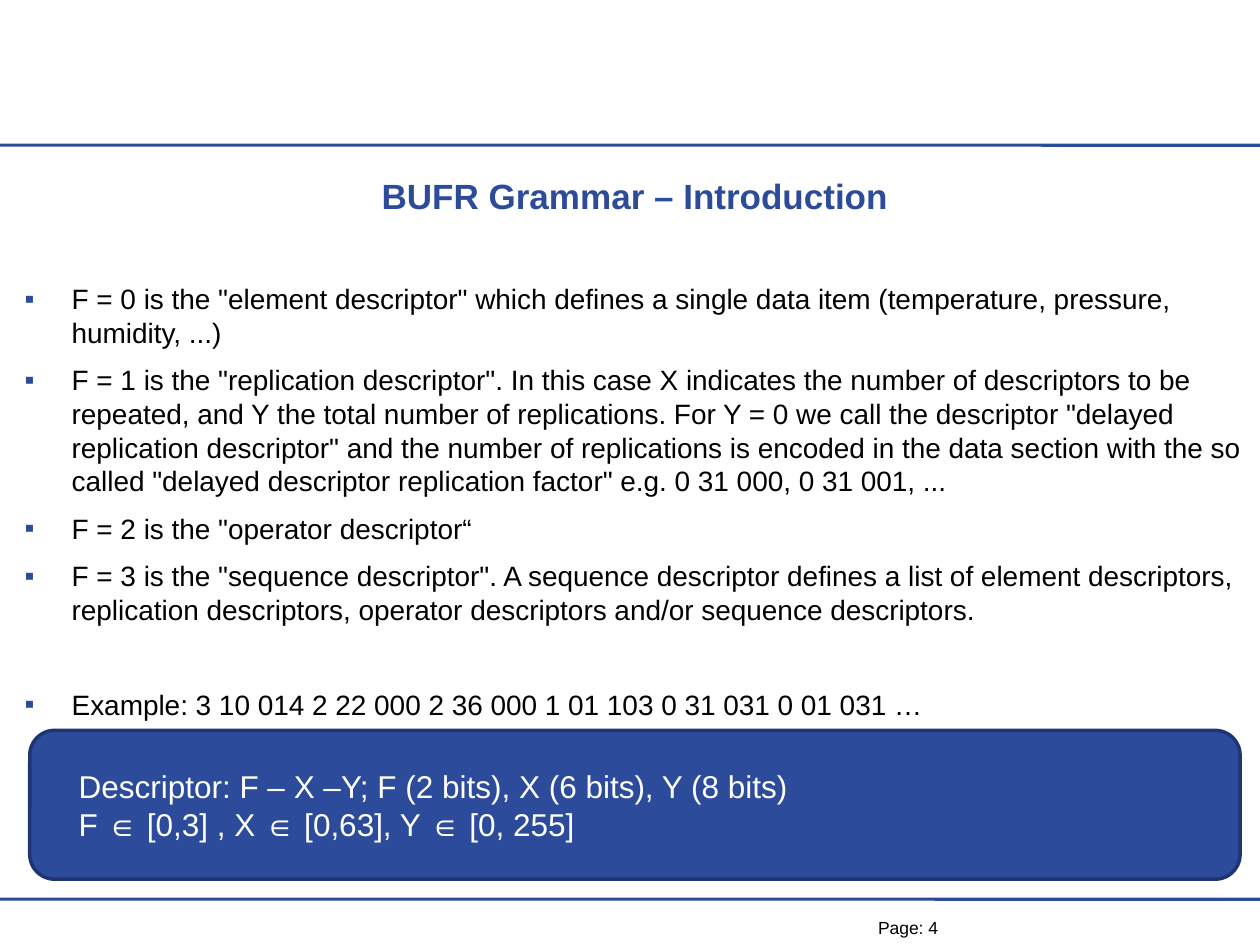
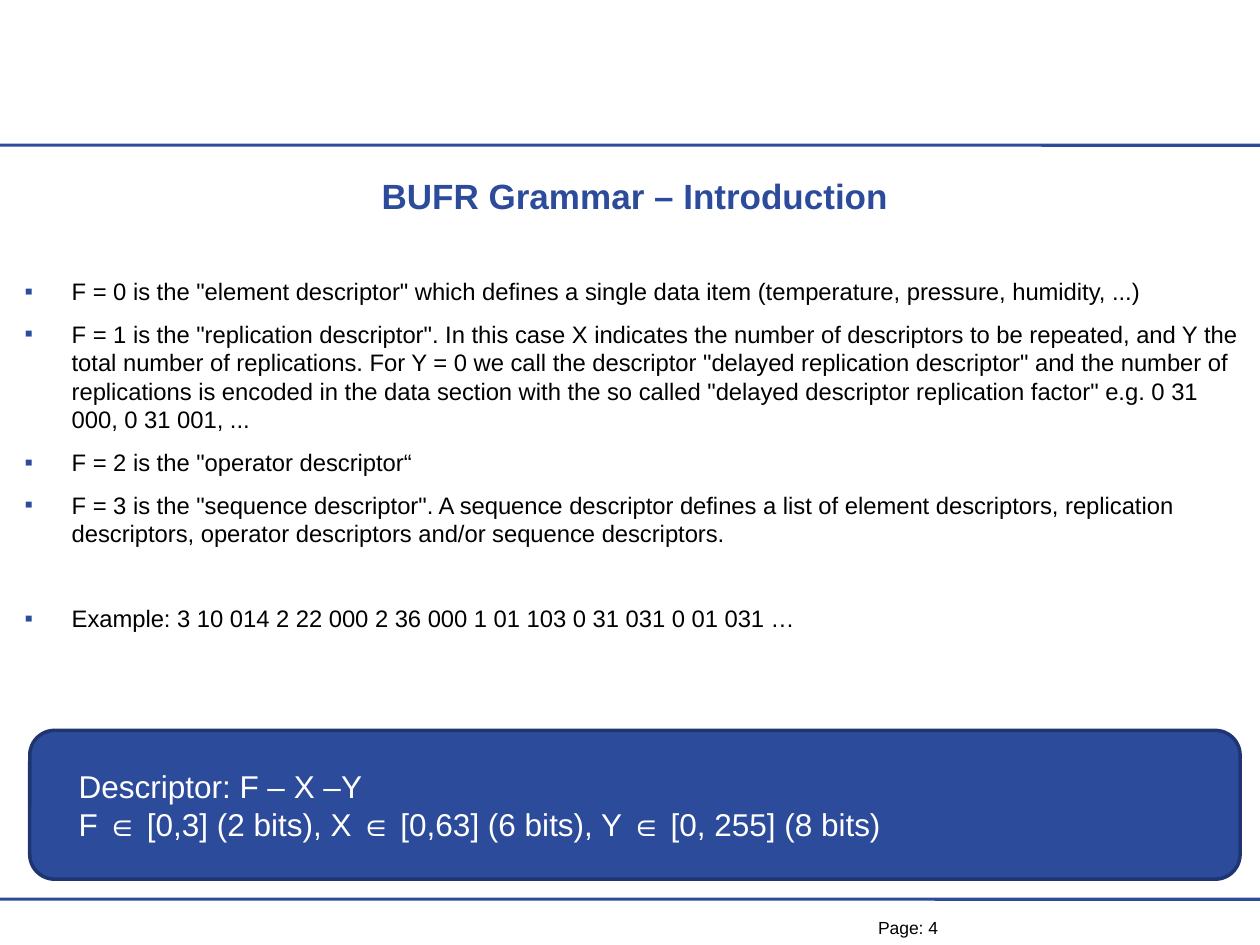
Before and after one commit to mheene/bufr-grammar, a slide deck: slide 4 of talk/BUFR-Grammar-Talk.ppt. Drawn at 1260x945 pixels with LibreOffice and Linux fonts; fonts in the diff are those of the drawing; background and template pictures are left out. Boxes give left, top, right and bottom in pixels: in the first picture for what was removed or moved away, otherwise in the second. Text is boxed around its words. In the diff, an @@ line names an element or a change of style, - is before the commit and + after.

Commit message:
Slides updated

```diff
--- a/talk/BUFR-Grammar-Talk.ppt
+++ b/talk/BUFR-Grammar-Talk.ppt
@@ text "F = 0 is the ..." at (72,282,1237,632): size 16 to 13.6 pt @@
@@ text at (79,775,880,842): text changed @@
-Descriptor: F – X –Y; F (2 bits), X (6 bits), Y (8 bits)
-F ∈ [0,3] , X ∈ [0,63], Y ∈ [0, 255]
+Descriptor: F – X –Y
+F ∈ [0,3] (2 bits), X ∈ [0,63] (6 bits), Y ∈ [0, 255] (8 bits)
```
Also in this commit, not shown: 4 other slides changed.
